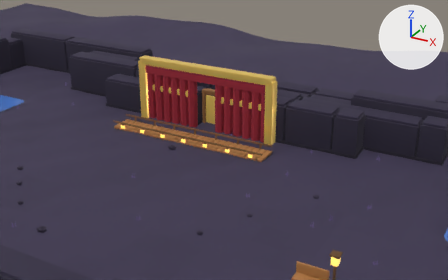
The glTF model public/world/stage.glb as it was, and as the next commit left it.
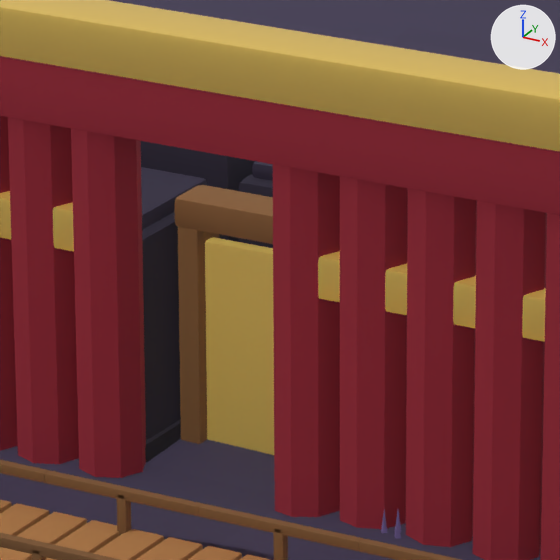
Each version is shown from a 50 mm lens placed at (26.93, -25.18, 10.18), pointed at (15.14, -3.73, -0.54), then close up on the part from 40% to 57% of the width and 23% to 49% of the height. The axes (+X, +Y, +Z) are drawn at upper right. The lights are the same throughout. The last two pictures show the newer version. Vertices at exactly the same position are counted once.

Objects in the first close-up: 'bridges', 'door:stage-song:0', 'ground', 'props', 'walls'.
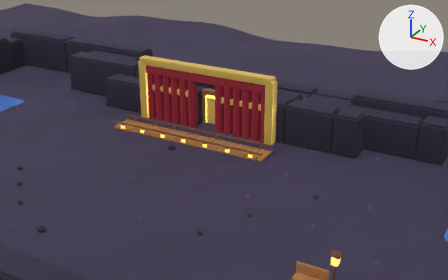
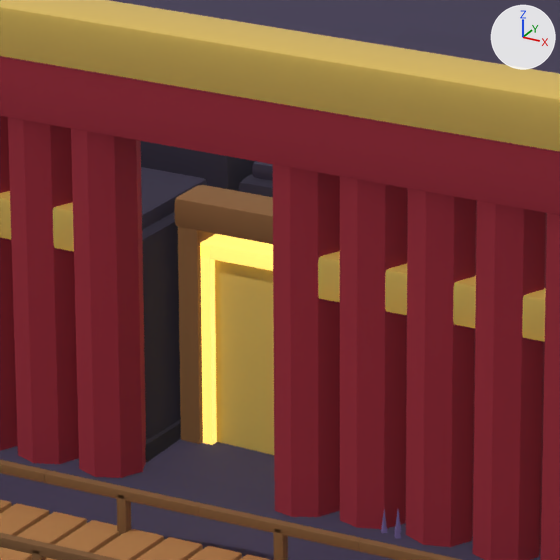
Boxes (x1, y1, x2, y2) around the edits, measured in the close-ups (560 x 560 px):
'door:stage-song:0', reshaped (7% wider)
    before: (205, 237, 274, 455)
    after: (200, 234, 274, 455)
part 1 of me_door_stage_song_0, added (yellow)
    after: (200, 246, 217, 445)
part 2 of me_door_stage_song_0, added (yellow)
    after: (200, 234, 273, 271)

The change, as a diff of the scene's bpy script:
```diff
--- a/public/world/stage.glb.py
+++ b/public/world/stage.glb.py
@@ mat_door_glow @@
+mat_door_glow = principled_material('door-glow')
+mat_door_glow.base_color = (1.0, 0.687, 0.147)  # yellow #ffd86b
+mat_door_glow.roughness = 0.4
+mat_door_glow.emission_color = (1.0, 0.687, 0.147)  # yellow #ffd86b
+mat_door_glow.emission_strength = 1.0
@@ me_door_stage_song_0 @@
 # used by ob_door_stage_song_0; location = (0.0, 0.0, 0.0)
-me_door_stage_song_0.from_pydata(...)  # 68 vertices, 128 faces; spans x 14.13..14.87, y -3.613..-3.45, z 0.0..1.25
+me_door_stage_song_0.from_pydata(...)  # 236 vertices, 452 faces; spans x 14.125..14.875, y -3.613..-3.4, z 0.0..1.255
+# me_door_stage_song_0 part 1: a new loose piece of 56 vertices spanning x 14.125..14.215, y -3.6..-3.4, z 0.0..1.25, in mat_door_glow (yellow #ffd86b, glowing yellow #ffd86b)
+# me_door_stage_song_0 part 2: a new loose piece of 56 vertices spanning x 14.13..14.87, y -3.6..-3.4, z 1.165..1.255, in mat_door_glow (yellow #ffd86b, glowing yellow #ffd86b)
+# other edits to the shape of me_door_stage_song_0 do not show in these pictures
 me_door_stage_song_0.materials.append(mat_door)
 me_door_stage_song_0.materials.append(mat_knob)
+me_door_stage_song_0.materials.append(mat_door_glow)  # yellow #ffd86b, glowing yellow #ffd86b
```
